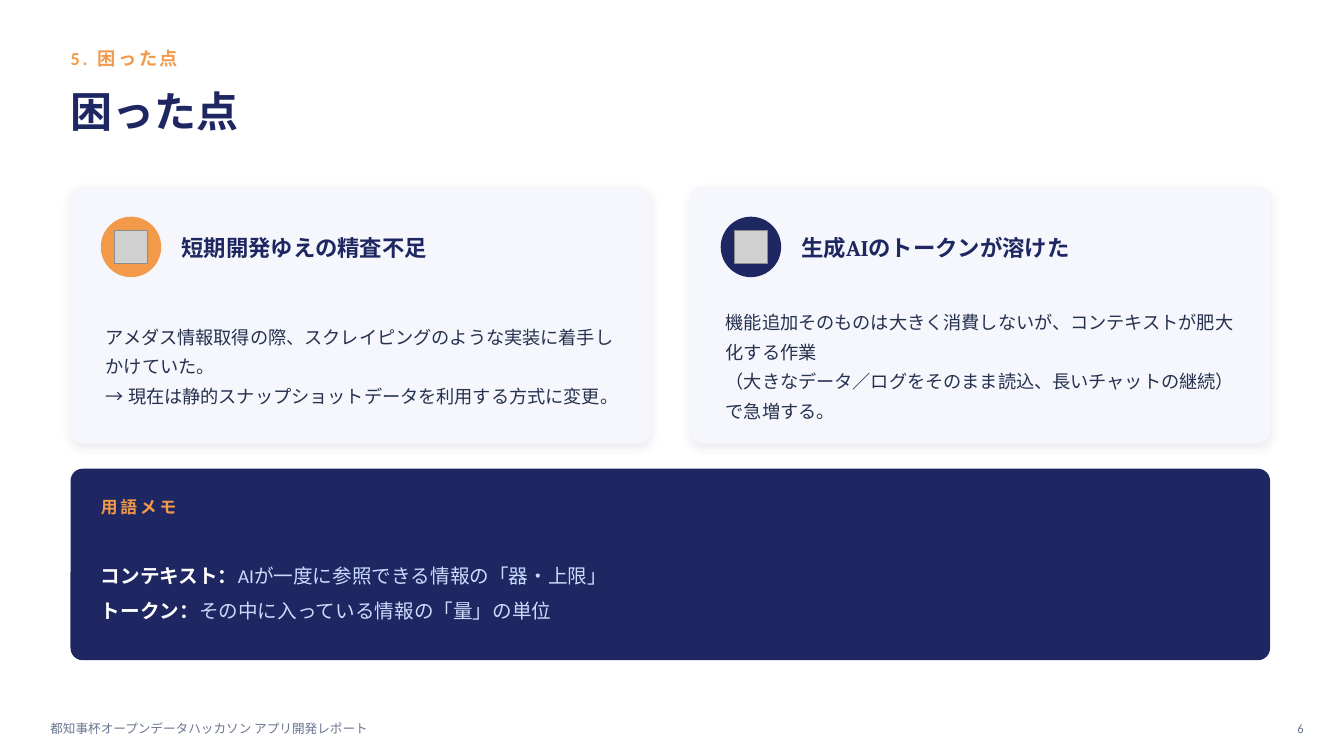
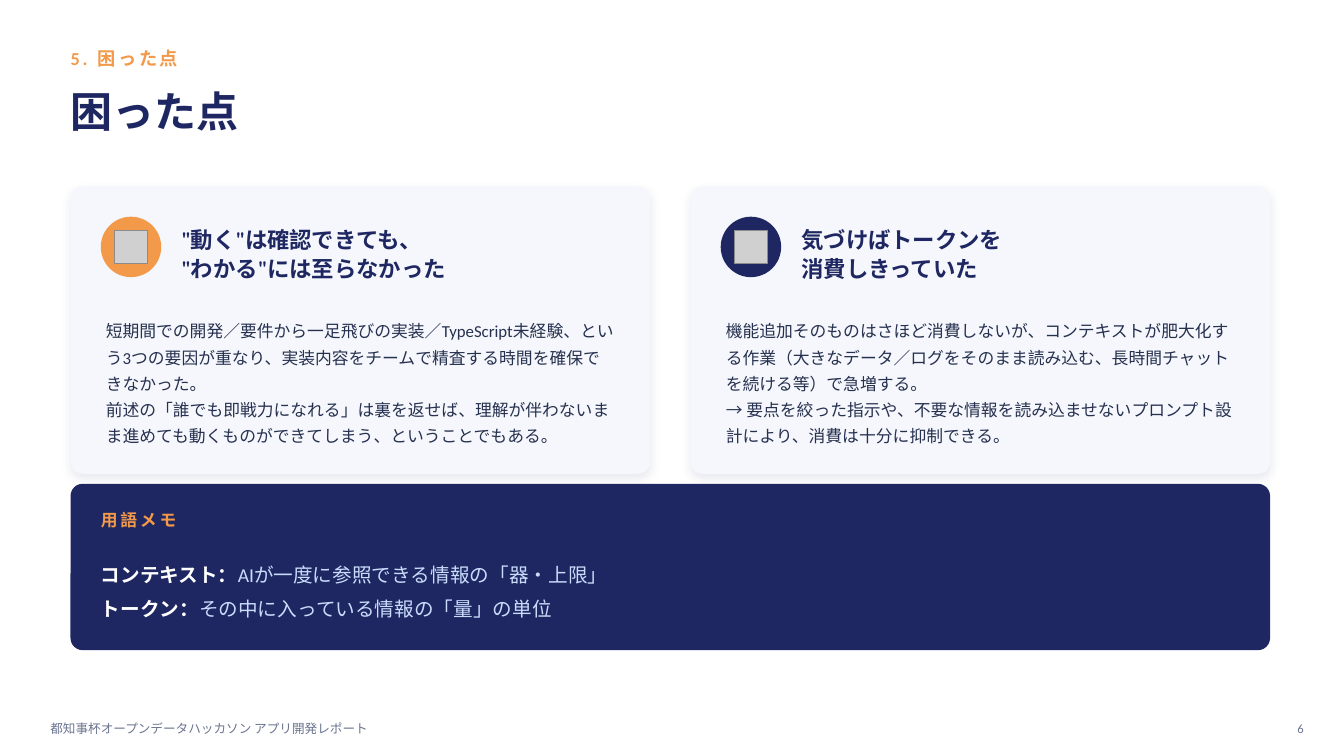
Before and after one commit to TatsuyaSoma/OpenDataHackathon2026_ASH, a slide deck: slide 6 of docs/presentations/9-11_部会発表_ひといきアプリ開発レポート.pptx. Drawn at 1344x756 pixels with LibreOffice and Linux fonts; fonts in the diff are those of the drawing; grey boxes stand for pictures. Boxes give left, top, right and bottom in pixels: in the first picture for what was removed or moved away, otherwise in the second. Text is boxed around its words. In the diff, an @@ line names an element or a change of style, - is before the commit and + after.

```diff
--- a/docs/presentations/9-11_部会発表_ひといきアプリ開発レポート.pptx
+++ b/docs/presentations/9-11_部会発表_ひといきアプリ開発レポート.pptx
@@ rounded rectangle: place and size @@
-rounded rectangle at bbox=[71, 187, 650, 444]
+rounded rectangle at bbox=[71, 187, 650, 474]
@@ proportions changed in 3 elements at bbox=[71, 484, 1270, 650], bbox=[71, 187, 650, 474], bbox=[691, 187, 1270, 474] @@
@@ rounded rectangle: place and size @@
-rounded rectangle at bbox=[691, 187, 1270, 444]
+rounded rectangle at bbox=[691, 187, 1270, 474]
@@ text at bbox=[181, 229, 446, 279]: text changed @@
-短期開発ゆえの精査不足
+"動く"は確認できても、
+"わかる"には至らなかった
@@ text at bbox=[801, 229, 1002, 279]: text changed @@
-生成AIのトークンが溶けた
+気づけばトークンを
+消費しきっていた
@@ text at bbox=[106, 323, 614, 444]: text changed; size 13 to 12 pt @@
-アメダス情報取得の際、スクレイピングのような実装に着手しかけていた。
-→ 現在は静的スナップショットデータを利用する方式に変更。
+短期間での開発／要件から一足飛びの実装／TypeScript未経験、という3つの要因が重なり、実装内容をチームで精査する時間を確保できなかった。
+前述の「誰でも即戦力になれる」は裏を返せば、理解が伴わないまま進めても動くものができてしまう、ということでもある。
@@ text at bbox=[726, 323, 1232, 444]: text changed; size 13 to 12 pt @@
-機能追加そのものは大きく消費しないが、コンテキストが肥大化する作業
-（大きなデータ／ログをそのまま読込、長いチャットの継続）で急増する。
+機能追加そのものはさほど消費しないが、コンテキストが肥大化する作業（大きなデータ／ログをそのまま読み込む、長時間チャットを続ける等）で急増する。
+→ 要点を絞った指示や、不要な情報を読み込ませないプロンプト設計により、消費は十分に抑制できる。
@@ rounded rectangle: place and size @@
-rounded rectangle at bbox=[71, 469, 1270, 660]
+rounded rectangle at bbox=[71, 484, 1270, 650]
@@ text "用語メモ": place and size @@
-text "用語メモ" at bbox=[101, 499, 177, 515]
+text "用語メモ" at bbox=[101, 512, 177, 528]
@@ text "コンテキスト：AIが一度に参照できる情報の「器・上限」" at bbox=[101, 565, 608, 618]: line spacing 1.5 to 1.45 @@
```
Also in this commit, not shown: 6 other slides changed, 1 slide added.
